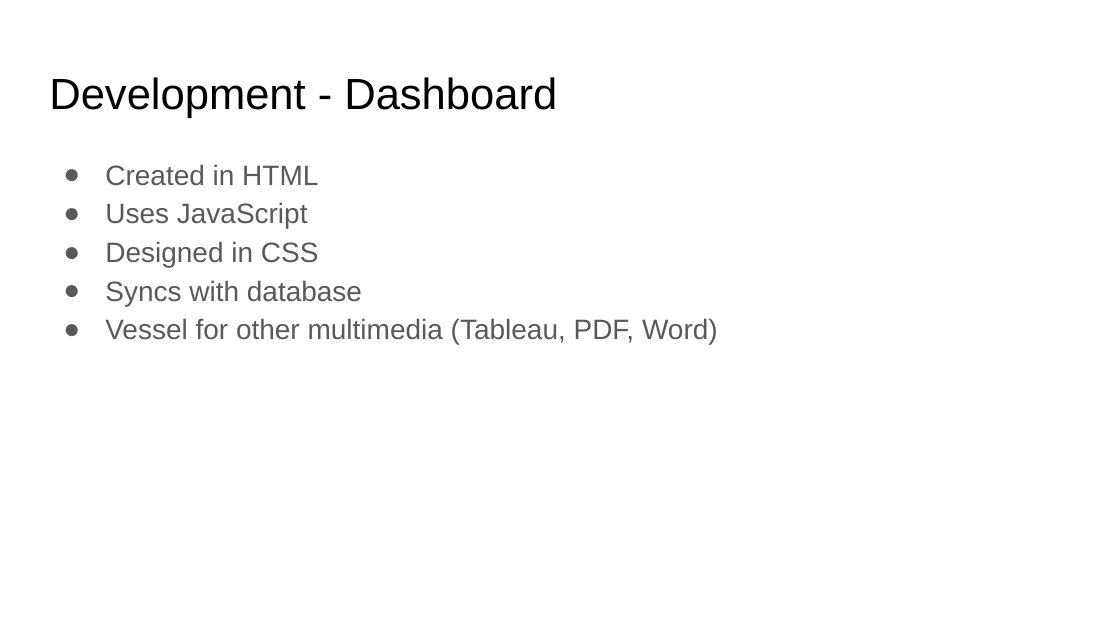
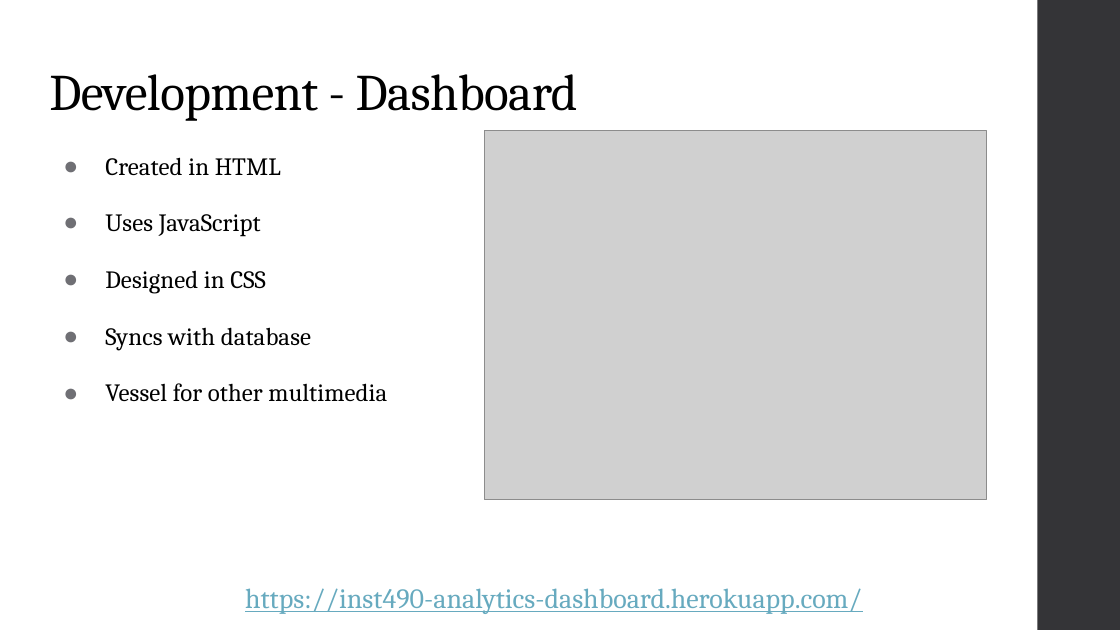
Before and after one commit to connormcdxc/Analytics-Dashboard, a slide deck: slide 4 of public/pdf/Capstone Presentation.pptx. Drawn at 1120x630 pixels with LibreOffice and Linux fonts; fonts in the diff are those of the drawing; grey boxes stand for pictures. Boxes give left, top, right and bottom in pixels: in the first picture for what was removed or moved away, otherwise in the second. Text is boxed around its words. In the diff, an @@ line names an element or a change of style, - is before the commit and + after.

```diff
--- a/public/pdf/Capstone Presentation.pptx
+++ b/public/pdf/Capstone Presentation.pptx
@@ rectangle added at bbox=[1037, 0, 1120, 629], fill #353537 @@
@@ title "Development - Dashboard" at bbox=[49, 74, 578, 121]: size 28 to 33 pt, font Arial to Cambria, letter spacing 0 to -0.4 pt; line spacing 1 to 0.9 @@
@@ picture added at bbox=[484, 130, 986, 500] @@
@@ text at bbox=[105, 157, 311, 350]: size 18 to 16 pt, font Arial to Cambria, text colour #595959 to #000000, letter spacing 0 to 0.1 pt in "Created in HTML", "Uses JavaScript", "Designed in CSS", "Syncs with database"; line spacing 1.15 to 0.95; bullet colour #595959 to #6F6F74 @@
@@ text at bbox=[105, 383, 387, 402]: text changed; size 18 to 16 pt; font Arial to Cambria; text colour #595959 to #000000 @@
-● Vessel for other multimedia (Tableau, PDF, Word)
+● Vessel for other multimedia
@@ text added at bbox=[245, 588, 862, 614], 18 pt, text #67AABF, underline @@
+https://inst490-analytics-dashboard.herokuapp.com/
```
Also in this commit, not shown: 6 other slides changed, 1 other file.
